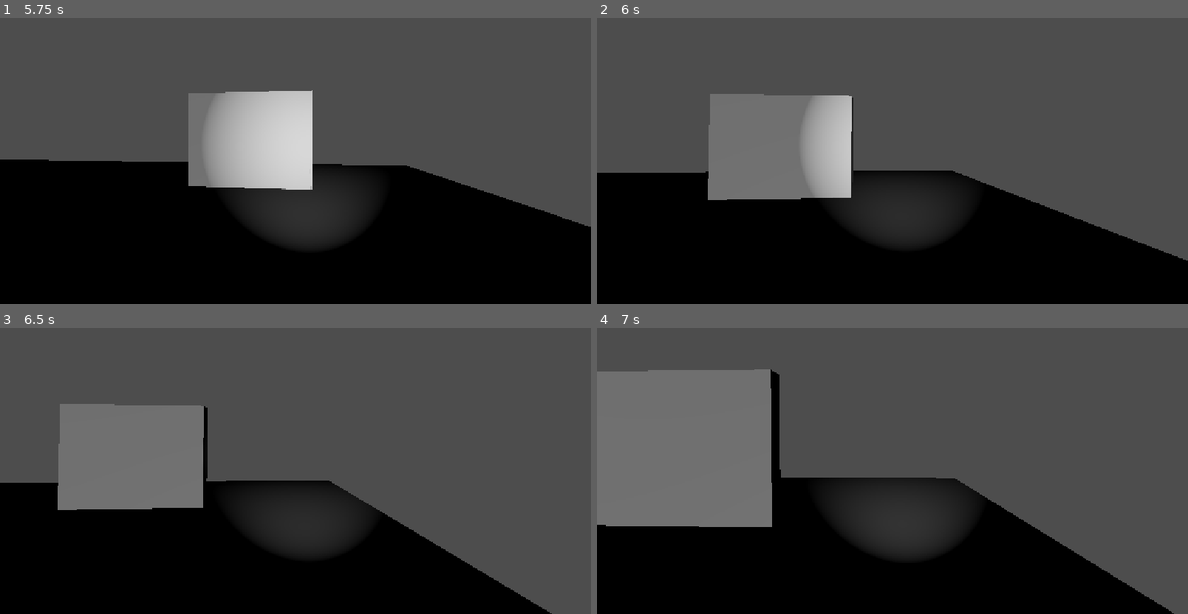
Above: before the commit, frames 1-4 (two rows, left to right).
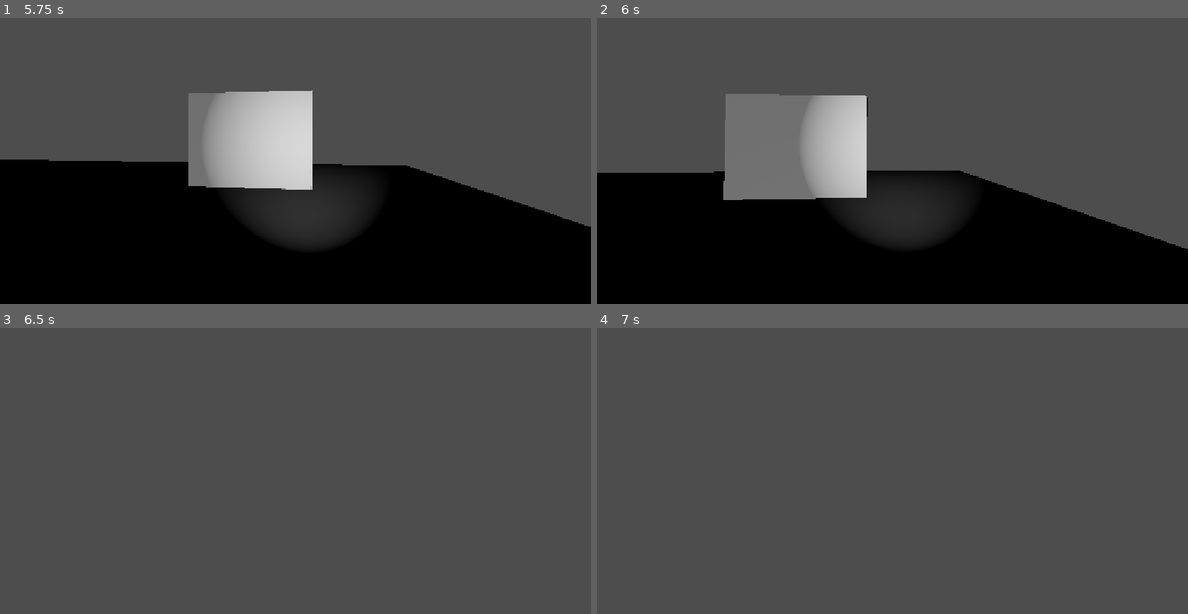
Above: after the commit, the same moments.

Repository: V-spike/nights-of-tec
Game: Godot game, scene res://scenes/test/yuu/prueba_guardia.tscn
The game is run twice, just before and just after one commit, with the same random seed, the same clock (stepped at 60 frames per second) and the same inputs. This scene is started directly instead of the project's main scene.
Inputs (mouse positions are in pixels of both pictures, inside the frame that each line leads up to):
- Up to frame 1 (5.75 s): move the mouse to (289, 143) at 0.52 s; hold F (flashlight) 0.53-1.28 s; hold W (move_forward) 0.53-2.78 s; move the mouse to (336, 140) at 1.27 s; tap E (interact) at 1.35 s; move the mouse to (248, 135) at 2.02 s; hold Shift (run) 2.03-2.78 s; move the mouse to (301, 138) at 2.77 s; hold A (move_left) 2.78-3.53 s; tap F (flashlight) at 2.85 s; move the mouse to (271, 132) at 3.52 s; hold E (interact) 3.53-4.28 s; hold W (move_forward) from 3.53 s (still down); move the mouse to (325, 138) at 4.27 s; tap Shift (run) at 4.35 s; move the mouse to (265, 138) at 5.02 s; hold F (flashlight) from 5.03 s (still down)
- Up to frame 2 (6 s): move the mouse to (904, 132) at 5.77 s; release W (move_forward) at 5.78 s; release F (flashlight) at 5.78 s; hold D (move_right) from 5.78 s (still down); tap E (interact) at 5.85 s
- Up to frame 3 (6.5 s): keep holding D (move_right)
- Up to frame 4 (7 s): move the mouse to (886, 453) at 6.52 s; release D (move_right) at 6.53 s; hold W (move_forward) from 6.53 s (still down); hold Shift (run) from 6.53 s (still down)

Frame 1 is identical in both runs. In frame 2, 3.0% of the frame differs, in the area x 18-100%, y 26-85%; in frame 3, 41%; in frame 4, 49%, in the area x 0-98%, y 14-100%.

Commit message:
L8: captura y respawn

Diff:
--- a/scenes/enemy/guard.gd
+++ b/scenes/enemy/guard.gd
@@ -13,7 +13,7 @@
 var state: State = State.PATROL
 var path_offset: float = 0.0
 var lose_timer: float = 0.0
-var has_caught: bool = false
+var catching: bool = false # candado: true mientras dura la captura
 var player: Node3D
 var gravity: float = ProjectSettings.get_setting("physics/3d/default_gravity")
 
@@ -23,13 +23,11 @@
 
 
 func _physics_process(delta: float) -> void:
+	# Durante la captura el guardia no hace nada
+	if catching:
+		return
 	if not is_on_floor():
 		velocity.y -= gravity * delta
-	if has_caught:
-		velocity.x = 0.0
-		velocity.z = 0.0
-		move_and_slide()
-		return
 	if state == State.PATROL:
 		patrol()
 		if can_see_player():
@@ -57,9 +55,7 @@
 		return
 	move_toward_target(player.global_position, chase_speed)
 	if global_position.distance_to(player.global_position) < catch_distance:
-		has_caught = true
-		print("¡Te atrapé!")
-		GameState.player_caught.emit()
+		catch_player()
 		return
 	if can_see_player():
 		lose_timer = 0.0
@@ -68,6 +64,24 @@
 		if lose_timer >= lose_time:
 			lose_timer = 0.0
 			state = State.PATROL
+
+
+func catch_player() -> void:
+	catching = true
+	velocity = Vector3.ZERO
+	print("¡Te atrapé!")
+	GameState.player_caught.emit()
+	# Espera a que la pantalla esté negra
+	await get_tree().create_timer(0.6).timeout
+	# Se va a la mitad de su ruta: el fondo del pasillo
+	if path != null:
+		path_offset = path.curve.get_baked_length() / 2.0
+		global_position = path.to_global(path.curve.sample_baked(path_offset))
+	state = State.PATROL
+	lose_timer = 0.0
+	# Espera a que la pantalla vuelva y suelta el candado
+	await get_tree().create_timer(1.4).timeout
+	catching = false
 
 
 func move_toward_target(target: Vector3, move_speed: float) -> void:
--- a/scenes/test/yuu/prueba_guardia.tscn
+++ b/scenes/test/yuu/prueba_guardia.tscn
@@ -35,3 +35,6 @@
 transform = Transform3D(1, 0, 0, 0, 1, 0, 0, 0, 1, 8, 1.5, -9)
 use_collision = true
 size = Vector3(4, 3, 0.3)
+
+[node name="CaptureRespawn" type="Marker3D" parent="." unique_id=334910440 groups=["capture_respawn"]]
+transform = Transform3D(1, 0, 0, 0, 1, 0, 0, 0, 1, 13, 0, -14)
--- a/scripts/player/player.gd
+++ b/scripts/player/player.gd
@@ -24,6 +24,8 @@
 #Cuando nace el jugador, esconde el cursor
 func _ready() -> void:
 	Input.mouse_mode = Input.MOUSE_MODE_CAPTURED
+	#escucha la señal de captura del guardia
+	GameState.player_caught.connect(_on_caught)
 #cuando el usuario presiona una tecla o mueve el mouse
 func _unhandled_input(event: InputEvent) -> void:
 	#pregunta si la entrada es "esc" asociada a ui cancel, activa el cursor
@@ -78,3 +80,23 @@
 	velocity.x = direction.x * speed
 	velocity.z = direction.z * speed
 	move_and_slide()
+
+#el guardia te atrapó: bloquear, teletransportar y soltar
+func _on_caught() -> void:
+	GameState.input_locked = true
+	#espera a que la pantalla esté negra
+	await get_tree().create_timer(0.6).timeout
+	var respawn := get_tree().get_first_node_in_group("capture_respawn") as Node3D
+	if respawn == null:
+		push_warning("Falta un Marker3D en el grupo capture_respawn")
+	else:
+		global_position = respawn.global_position
+		rotation.y = respawn.global_rotation.y
+	head.rotation.x = 0.0
+	velocity = Vector3.ZERO
+	stamina = 1.0
+	exhausted = false
+	GameState.stamina_changed.emit(stamina)
+	#espera a que la pantalla vuelva y suelta el candado
+	await get_tree().create_timer(1.4).timeout
+	GameState.input_locked = false
